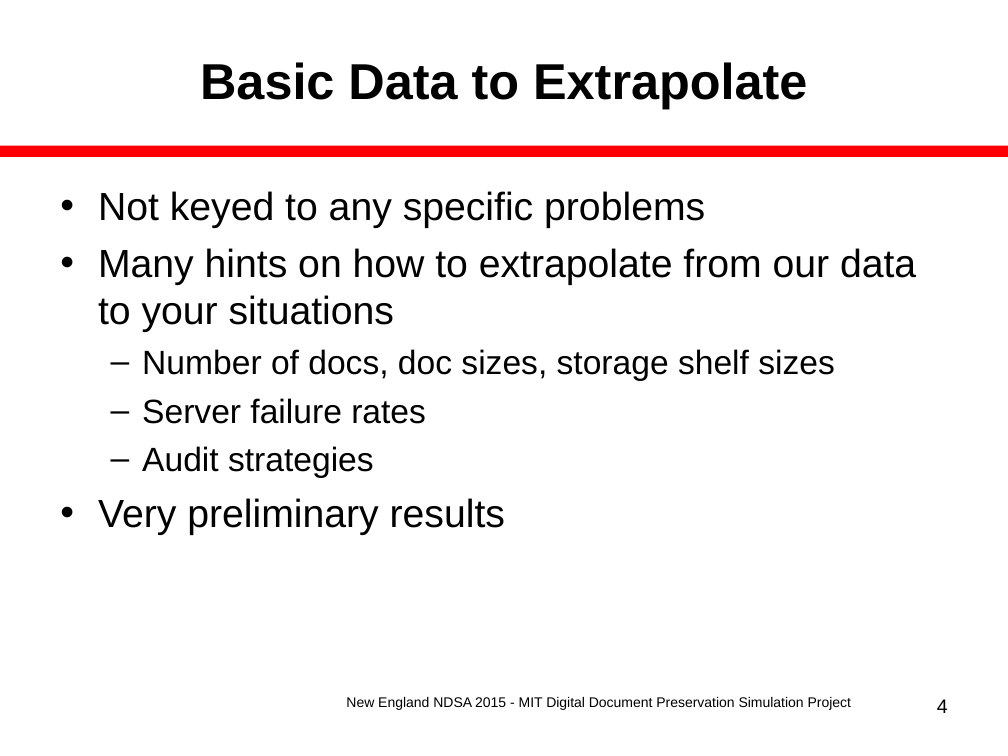
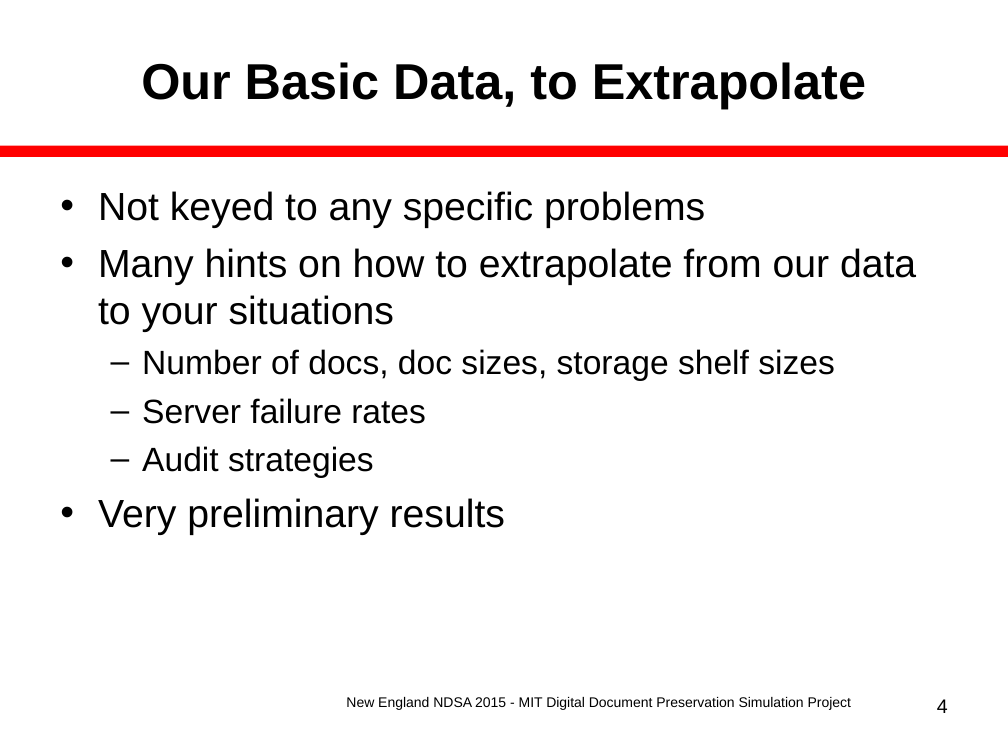
Before and after one commit to MIT-Informatics/PreservationSimulation, a slide deck: slide 4 of shelf/docs/Slides_NewEnglandNDSA.ppt. Drawn at 1008x756 pixels with LibreOffice and Linux fonts; fonts in the diff are those of the drawing. Boxes give left, top, right and bottom in pixels: in the first picture for what was removed or moved away, otherwise in the second. Text is boxed around its words. In the diff, an @@ line names an element or a change of style, - is before the commit and + after.

```diff
--- a/shelf/docs/Slides_NewEnglandNDSA.ppt
+++ b/shelf/docs/Slides_NewEnglandNDSA.ppt
@@ title at [141, 62, 866, 109]: text changed @@
-Basic Data to Extrapolate
+Our Basic Data, to Extrapolate
```
Also in this commit, not shown: 8 other slides changed, 1 slide removed, 1 other file.
